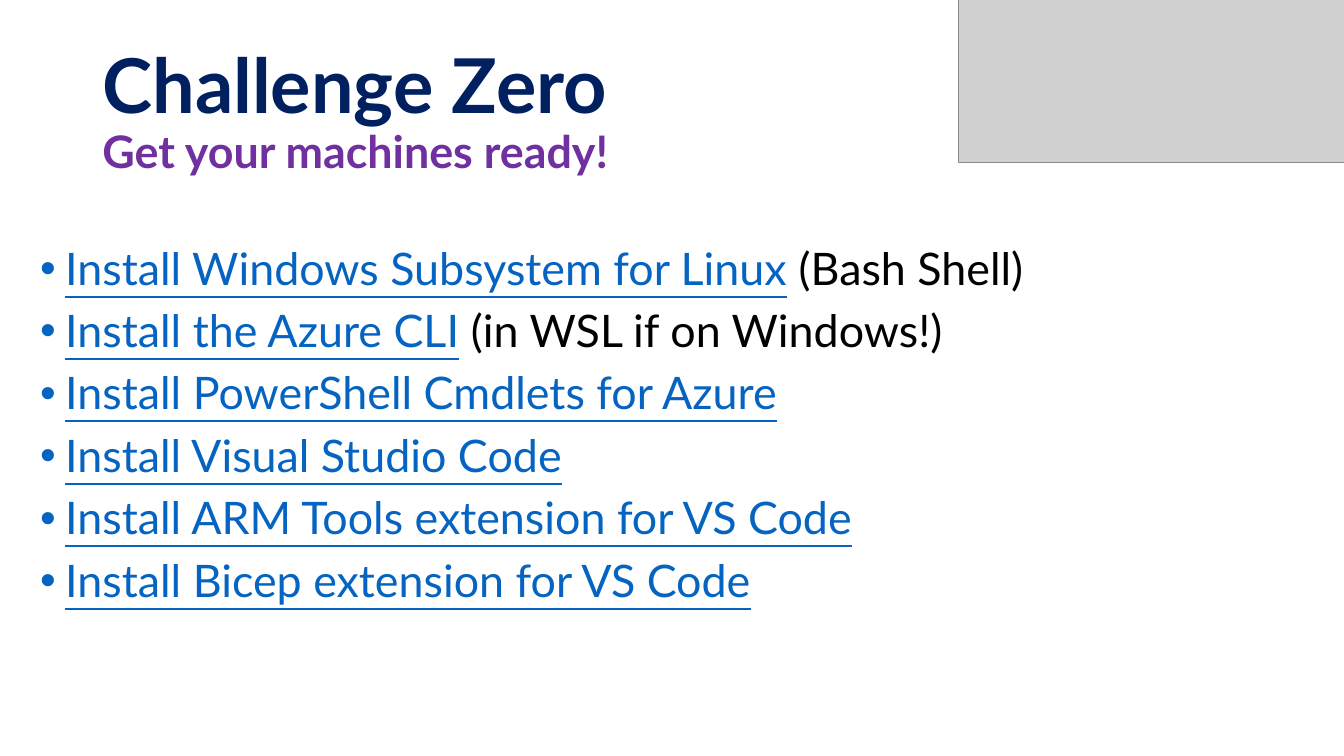
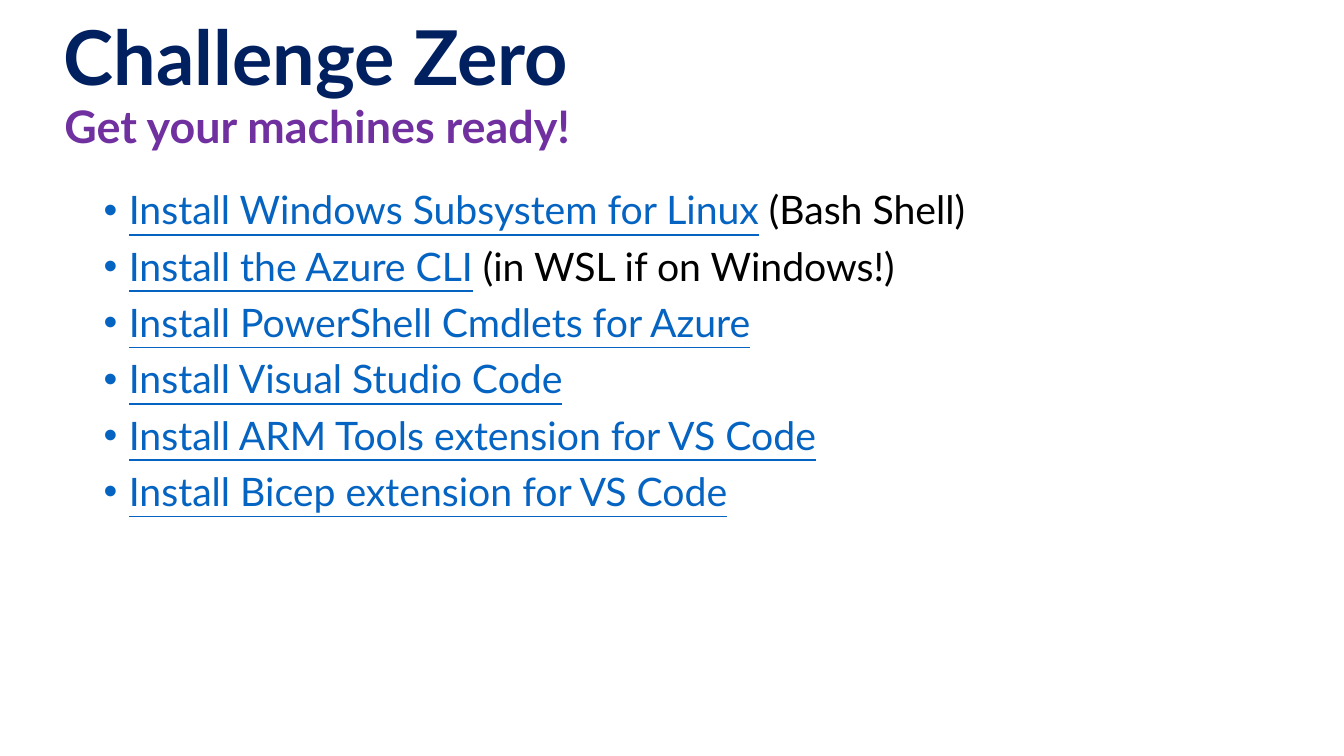
Before and after one commit to microsoft/WhatTheHack, a slide deck: slide 3 of 000-HowToHack/WTH-Lectures-Template.pptx. Drawn at 1344x756 pixels with LibreOffice and Linux fonts; fonts in the diff are those of the drawing; grey boxes stand for pictures; background and template pictures are left out. Boxes give left, top, right and bottom in pixels: in the first picture for what was removed or moved away, otherwise in the second. Text is boxed around its words. In the diff, an @@ line names an element or a change of style, - is before the commit and + after.

```diff
--- a/000-HowToHack/WTH-Lectures-Template.pptx
+++ b/000-HowToHack/WTH-Lectures-Template.pptx
@@ title "Challenge Zero" at (64,28,568,99): vertical alignment middle to bottom @@
@@ title at (64,28,568,99): text changed; size 32 to 54 pt; text colour #7030A0 to #002060 @@
-Challenge Zero
-Get your machines ready!
+Challenge Zero
@@ picture removed at (959,0,1344,162) @@
@@ text added at (64,109,570,151), 32 pt, text #7030A0, bold @@
+Get your machines ready!
@@ text "Install Windows Subsystem for Linux ...": place and size @@
-text "Install Windows Subsystem for Linux ..." at (65,250,1023,605)
+text "Install Windows Subsystem for Linux ..." at (129,193,965,513)
@@ text "Install Windows Subsystem for Linux ..." at (129,193,965,513): size 32 to 28 pt @@
```
Also in this commit, not shown: 11 other slides changed.
